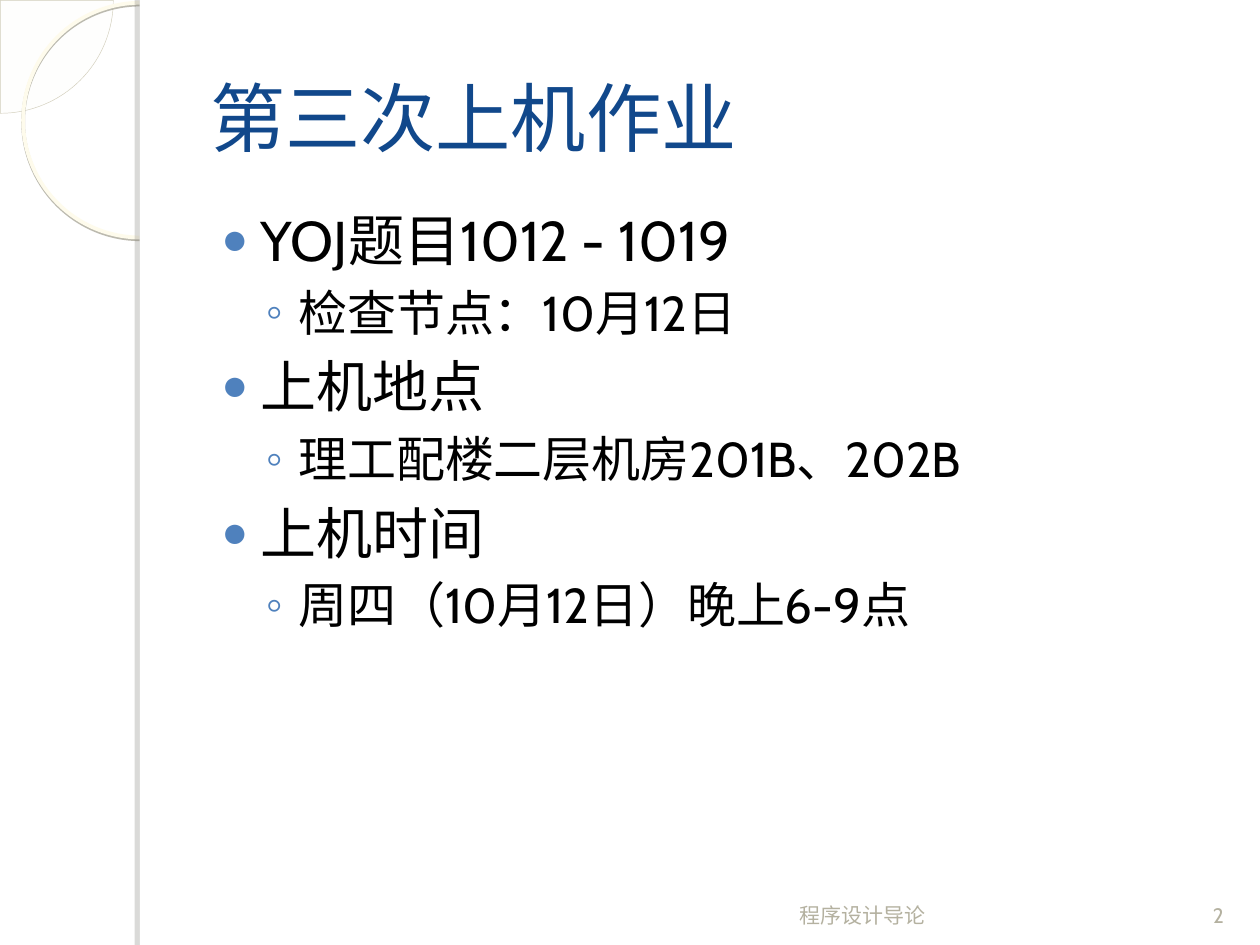
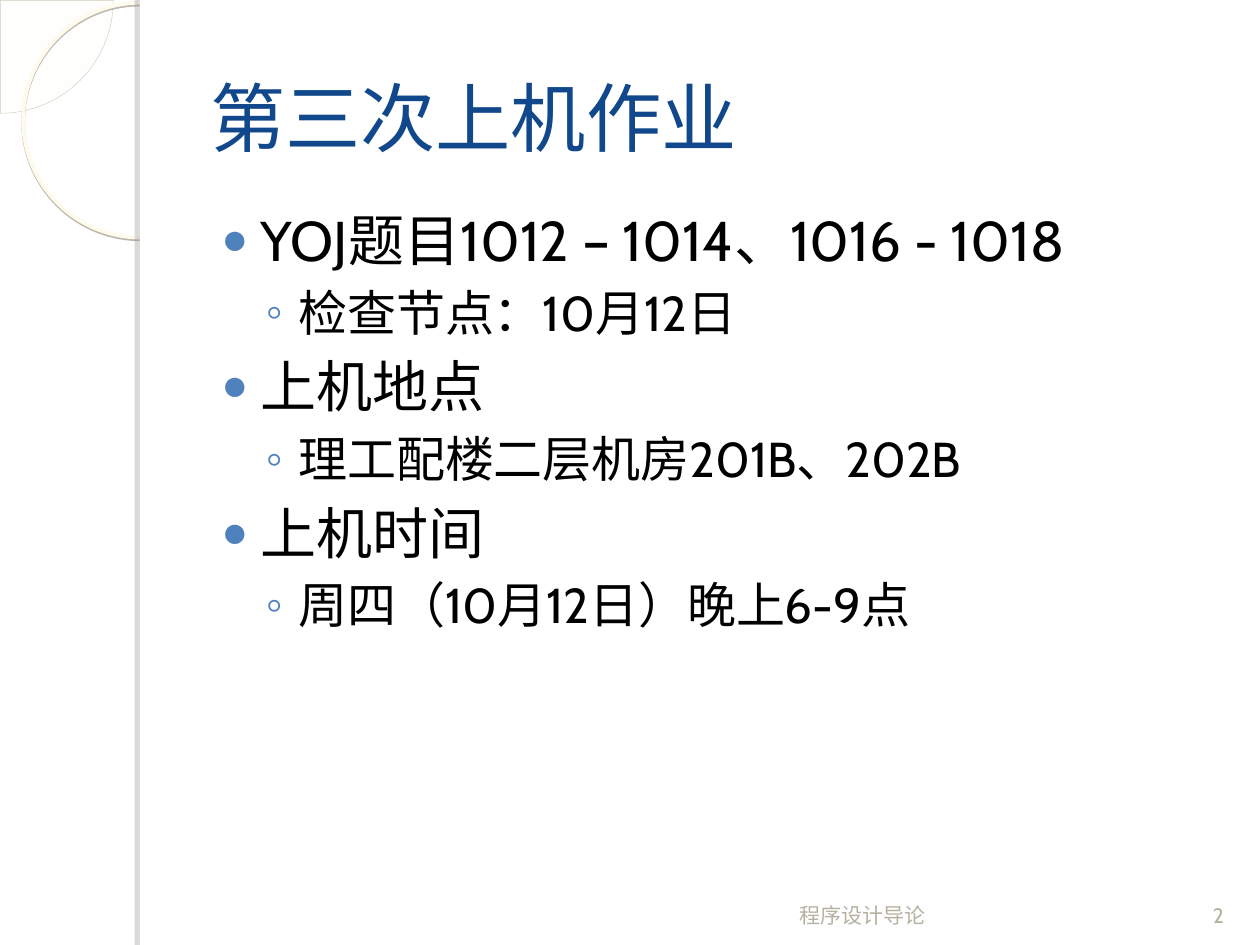
Before and after one commit to fanju1984/introduction-to-programming, a slide deck: slide 2 of introduction-to-programming/slides/2017/04-Control-Statement-1.ppt. Drawn at 1260x945 pixels with LibreOffice and Linux fonts; fonts in the diff are those of the drawing; background and template pictures are left out. Boxes give left, top, right and bottom in pixels: in the first picture for what was removed or moved away, otherwise in the second. Text is boxed around its words. In the diff, an @@ line names an element or a change of style, - is before the commit and + after.

Commit message:
updated slides

```diff
--- a/introduction-to-programming/slides/2017/04-Control-Statement-1.ppt
+++ b/introduction-to-programming/slides/2017/04-Control-Statement-1.ppt
@@ text at (x1=260, y1=216, x2=1065, y2=271): text changed @@
-● YOJ题目1012 - 1019
+● YOJ题目1012 – 1014、1016 - 1018
```
